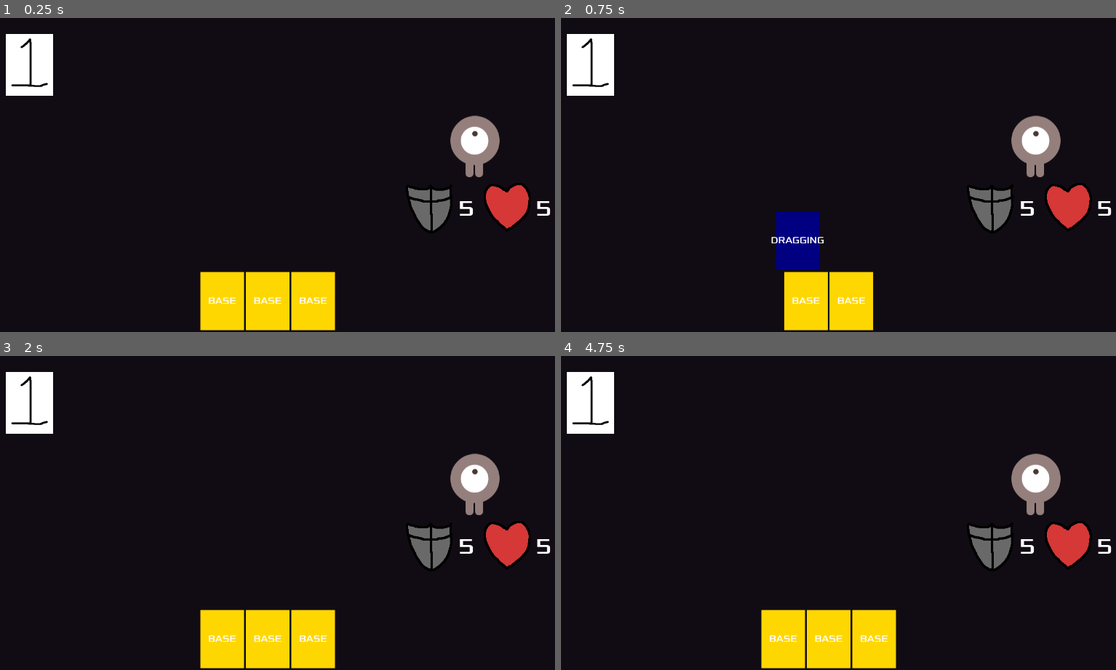
Above: before the commit, frames 1-4 (two rows, left to right).
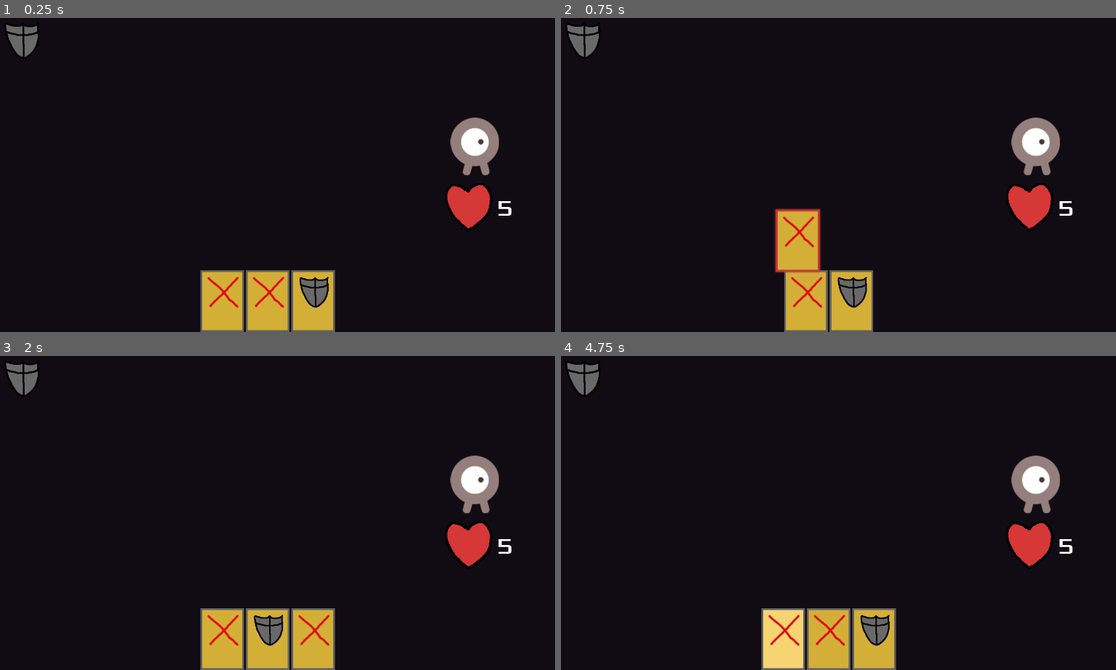
Above: after the commit, the same moments.

Repository: charcabrera/blackjack-1v1
Game: Godot game, scene res://scenes/game/game.tscn
The game is run twice, just before and just after one commit, with the same random seed, the same clock (stepped at 60 frames per second) and the same inputs.
Inputs (mouse positions are in pixels of both pictures, inside the frame that each line leads up to):
- Up to frame 1 (0.25 s): no input
- Up to frame 2 (0.75 s): tap Enter at 0.5 s; drag from (783, 300) to (827, 121) at 0.52 s
- Up to frame 3 (2 s): drag from (244, 638) to (266, 459) at 1.27 s
- Up to frame 4 (4.75 s): tap Space at 2, 3.5 s; move the mouse to (827, 638) at 2.02 s; press the mouse at (827, 638) at 2.03 s; release the mouse at (827, 638) at 2.75 s; tap Enter at 2.75, 4.25 s; drag from (799, 572) to (588, 403) at 2.77 s; move the mouse to (1005, 556) at 3.52 s; press the mouse at (1005, 556) at 3.53 s; release the mouse at (1005, 556) at 4.25 s; drag from (655, 456) to (783, 638) at 4.27 s

The runs differ from the first frame. In frame 1, 8.9% of the frame differs, in the area x 1-100%, y 2-100%; in frame 2, 9.0%; in frame 3, 8.9%; in frame 4, 8.9%.

Commit message:
added basic effects for cards, now you can add shield and remove trump cards from play

Diff:
--- /dev/null
+++ b/custom_resources/effect.gd
@@ -0,0 +1,6 @@
+class_name Effect
+extends RefCounted
+
+
+func execute(_targets: Array[Node]) -> void:
+	pass
--- a/custom_resources/trump_card.gd
+++ b/custom_resources/trump_card.gd
@@ -9,9 +9,44 @@
 @export var type: Type
 @export var target: Target
 
+@export_group("Card Visuals")
+@export var icon: Texture2D
+@export_multiline var tooltip_text: String
+
+
 
 func is_single_targeted() -> bool:
 	return target == Target.SINGLE_CARD
 
+
 func remains() -> bool:
 	return type == Type.REMAIN
+
+
+func _get_targets(targets: Array[Node]) -> Array[Node]:
+	if not targets:
+		return []
+
+	var tree: SceneTree = targets[0].get_tree()
+
+	match target:
+		Target.SELF:
+			return tree.get_nodes_in_group("player")
+		Target.SINGLE_CARD:
+			return tree.get_nodes_in_group("playedtrumpcards")
+		_:
+			return []
+
+
+func play(targets: Array[Node]) -> void:
+	Events.card_played.emit(self)
+
+	if is_single_targeted():
+		print('here')
+		apply_effects(targets)
+	else:
+		apply_effects(_get_targets(targets))
+
+
+func apply_effects(_targets: Array[Node]) -> void:
+	pass
--- /dev/null
+++ b/effects/block_effect.gd
@@ -0,0 +1,12 @@
+class_name BlockEffect
+extends Effect
+
+var amount: int = 0
+
+
+func execute(targets: Array[Node]) -> void:
+	for target: Node in targets:
+		if not target:
+			continue
+		if target is Player:
+			target.stats.block += amount
--- /dev/null
+++ b/effects/remove_effect.gd
@@ -0,0 +1,11 @@
+class_name RemoveEffect
+extends Effect
+
+
+func execute(targets: Array[Node]) -> void:
+	print(targets)
+	for target: Node in targets:
+		if not target:
+			continue
+		if target is PlayedTrumpCard:
+			target.queue_free()
--- a/global/events.gd
+++ b/global/events.gd
@@ -1,5 +1,8 @@
 extends Node
 
 # Trump Card-related events
+signal trump_card_drag_started(trump_card_ui: TrumpCardUI)
+signal trump_card_drag_ended(trump_card_ui: TrumpCardUI)
 signal trump_card_aim_started(trump_card_ui: TrumpCardUI)
 signal trump_card_aim_ended(trump_card_ui: TrumpCardUI)
+signal card_played(trump_card: TrumpCard)
--- a/players/player/player_stats.tres
+++ b/players/player/player_stats.tres
@@ -1,9 +1,11 @@
-[gd_resource type="Resource" script_class="Stats" load_steps=2 format=3 uid="uid://vawffbjxjfj1"]
+[gd_resource type="Resource" script_class="Stats" load_steps=3 format=3 uid="uid://vawffbjxjfj1"]
 
 [ext_resource type="Script" uid="uid://babjb2wey3sl6" path="res://custom_resources/stats.gd" id="1_u70d1"]
+[ext_resource type="Texture2D" uid="uid://carcwo2exs1ly" path="res://art/playerGrey_walk2.png" id="1_y3jll"]
 
 [resource]
 script = ExtResource("1_u70d1")
-max_health = 1
+max_health = 5
 cards_per_turn = 1
+art = ExtResource("1_y3jll")
 metadata/_custom_type_script = "uid://babjb2wey3sl6"
--- a/scenes/card_target_selector/card_target_selector.gd
+++ b/scenes/card_target_selector/card_target_selector.gd
@@ -53,7 +53,7 @@
 	current_card = card
 
 
-func _on_card_aim_ended(card: TrumpCardUI) -> void:
+func _on_card_aim_ended(_card: TrumpCardUI) -> void:
 	targeting = false
 	card_arc.clear_points()
 	area_2d.position = Vector2.ZERO
--- a/scenes/game/game.tscn
+++ b/scenes/game/game.tscn
@@ -4,15 +4,13 @@
 [ext_resource type="PackedScene" uid="uid://5qjt2anysbas" path="res://scenes/trumpcard_ui/trumpcard_ui.tscn" id="2_0sr1o"]
 [ext_resource type="PackedScene" uid="uid://bed4mrjg0hnav" path="res://scenes/card_target_selector/card_target_selector.tscn" id="2_5i0tg"]
 [ext_resource type="PackedScene" uid="uid://by074w2l2bb06" path="res://scenes/player/player.tscn" id="2_bdhmt"]
+[ext_resource type="Resource" uid="uid://vawffbjxjfj1" path="res://players/player/player_stats.tres" id="3_87uf6"]
 [ext_resource type="Resource" uid="uid://cjefdo5jep1w4" path="res://trumpcards/remove_card.tres" id="3_kelw5"]
 [ext_resource type="Resource" uid="uid://br8f0hgveyhvf" path="res://trumpcards/shield.tres" id="4_lfrn8"]
-[ext_resource type="Texture2D" uid="uid://clspcf31mn7il" path="res://art/cards/normal/1.png" id="5_lfrn8"]
+[ext_resource type="PackedScene" uid="uid://bfqn5o36h5opp" path="res://selectables/played_trump_card.tscn" id="8_87uf6"]
 
 [sub_resource type="RectangleShape2D" id="RectangleShape2D_8cj0n"]
 size = Vector2(1280, 512)
-
-[sub_resource type="RectangleShape2D" id="RectangleShape2D_lfrn8"]
-size = Vector2(104, 136)
 
 [node name="Game" type="Node2D"]
 metadata/_edit_lock_ = true
@@ -40,22 +38,12 @@
 shape = SubResource("RectangleShape2D_8cj0n")
 debug_color = Color(0, 0.6, 0.701961, 0.14902)
 
-[node name="Card" type="Area2D" parent="."]
-position = Vector2(96, 112)
-collision_layer = 4
-
-[node name="Sprite2D" type="Sprite2D" parent="Card"]
-position = Vector2(20, 20)
-scale = Vector2(0.832, 0.777143)
-texture = ExtResource("5_lfrn8")
-
-[node name="CollisionShape2D" type="CollisionShape2D" parent="Card"]
-position = Vector2(20, 20)
-shape = SubResource("RectangleShape2D_lfrn8")
-debug_color = Color(0.872478, 0, 0.168347, 0.470588)
+[node name="PlayedTrumpCard" parent="." instance=ExtResource("8_87uf6")]
+position = Vector2(49, 30)
 
 [node name="Player" parent="." instance=ExtResource("2_bdhmt")]
 position = Vector2(1096, 312)
+stats = ExtResource("3_87uf6")
 
 [node name="CardTargetSelector" parent="." instance=ExtResource("2_5i0tg")]
 
--- a/scenes/player/player.gd
+++ b/scenes/player/player.gd
@@ -5,6 +5,7 @@
 
 @onready var sprite_2d: Sprite2D = $Sprite2D
 @onready var stats_ui: StatsUI = $StatsUI as StatsUI
+
 
 func set_character_stats(value: Stats) -> void:
 	stats = value.create_instance()
--- /dev/null
+++ b/scenes/trumpcard_ui/card_base_style.tres
@@ -0,0 +1,9 @@
+[gd_resource type="StyleBoxFlat" format=3 uid="uid://cjhr33mmadty5"]
+
+[resource]
+bg_color = Color(0.831373, 0.686275, 0.215686, 1)
+border_width_left = 4
+border_width_top = 4
+border_width_right = 4
+border_width_bottom = 4
+border_color = Color(0.381703, 0.381703, 0.381703, 1)
--- /dev/null
+++ b/scenes/trumpcard_ui/card_drag_style.tres
@@ -0,0 +1,11 @@
+[gd_resource type="StyleBoxFlat" format=3 uid="uid://b6xbuytli2848"]
+
+[resource]
+bg_color = Color(0.831373, 0.686275, 0.215686, 1)
+border_width_left = 4
+border_width_top = 4
+border_width_right = 4
+border_width_bottom = 4
+border_color = Color(0.780113, 0.229931, 0.222917, 1)
+shadow_color = Color(0.780392, 0.231373, 0.223529, 0.67451)
+shadow_size = 4
--- /dev/null
+++ b/scenes/trumpcard_ui/card_hover_style.tres
@@ -0,0 +1,9 @@
+[gd_resource type="StyleBoxFlat" format=3 uid="uid://bijuotsofke2s"]
+
+[resource]
+bg_color = Color(0.962603, 0.83256, 0.44819, 1)
+border_width_left = 4
+border_width_top = 4
+border_width_right = 4
+border_width_bottom = 4
+border_color = Color(0.381703, 0.381703, 0.381703, 1)
--- a/scenes/trumpcard_ui/trumpcard_states/card_aiming_state.gd
+++ b/scenes/trumpcard_ui/trumpcard_states/card_aiming_state.gd
@@ -4,8 +4,8 @@
 
 
 func enter() -> void:
-	trumpcard_ui.color.color = Color.WEB_MAROON
-	trumpcard_ui.state.text = "AIMING"
+	#trumpcard_ui.color.color = Color.WEB_MAROON
+	#trumpcard_ui.state.text = "AIMING"
 	trumpcard_ui.targets.clear()
 	var offset: Vector2 = Vector2(trumpcard_ui.parent.size.x / 2, -trumpcard_ui.size.y / 2)
 	offset.x -= trumpcard_ui.size.x / 2
--- a/scenes/trumpcard_ui/trumpcard_states/card_base_state.gd
+++ b/scenes/trumpcard_ui/trumpcard_states/card_base_state.gd
@@ -8,9 +8,10 @@
 	if trumpcard_ui.tween and trumpcard_ui.tween.is_running():
 		trumpcard_ui.tween.kill()
 
+	trumpcard_ui.background.set("theme_override_styles/panel", trumpcard_ui.BASE_STYLE)
 	trumpcard_ui.reparent_requested.emit(trumpcard_ui)
-	trumpcard_ui.color.color = Color.GOLD
-	trumpcard_ui.state.text = "BASE"
+	#trumpcard_ui.color.color = Color.GOLD
+	#trumpcard_ui.state.text = "BASE"
 	trumpcard_ui.pivot_offset = Vector2.ZERO
 
 
@@ -18,3 +19,11 @@
 	if event.is_action_pressed("left_mouse"):
 		trumpcard_ui.pivot_offset = trumpcard_ui.get_global_mouse_position() - trumpcard_ui.global_position
 		transition_requested.emit(self, CardState.State.CLICKED)
+
+
+func on_mouse_entered() -> void:
+	trumpcard_ui.background.set("theme_override_styles/panel", trumpcard_ui.HOVER_STYLE)
+
+
+func on_mouse_exited() -> void:
+	trumpcard_ui.background.set("theme_override_styles/panel", trumpcard_ui.BASE_STYLE)
--- a/scenes/trumpcard_ui/trumpcard_states/card_clicked_state.gd
+++ b/scenes/trumpcard_ui/trumpcard_states/card_clicked_state.gd
@@ -2,8 +2,8 @@
 
 
 func enter() -> void:
-	trumpcard_ui.color.color = Color.ORANGE
-	trumpcard_ui.state.text = "CLICKED"
+	#trumpcard_ui.color.color = Color.ORANGE
+	#trumpcard_ui.state.text = "CLICKED"
 	trumpcard_ui.drop_point_detector.monitoring = true
 
 
--- a/scenes/trumpcard_ui/trumpcard_states/card_dragging_state.gd
+++ b/scenes/trumpcard_ui/trumpcard_states/card_dragging_state.gd
@@ -10,9 +10,10 @@
 	if ui_layer:
 		trumpcard_ui.reparent(ui_layer)
 
-	trumpcard_ui.color.color = Color.NAVY_BLUE
-	trumpcard_ui.state.text = "DRAGGING"
+	#trumpcard_ui.color.color = Color.NAVY_BLUE
+	#trumpcard_ui.state.text = "DRAGGING"
 
+	trumpcard_ui.background.set("theme_override_styles/panel", trumpcard_ui.DRAG_STYLE)
 	minimum_drag_time_elapsed = false
 	var threshold_timer: SceneTreeTimer = get_tree().create_timer(DRAG_MINIMUM_THRESHOLD, false)
 	threshold_timer.timeout.connect(func() -> void: minimum_drag_time_elapsed = true)
--- a/scenes/trumpcard_ui/trumpcard_states/card_released_state.gd
+++ b/scenes/trumpcard_ui/trumpcard_states/card_released_state.gd
@@ -3,14 +3,14 @@
 var played: bool
 
 func enter() -> void:
-	trumpcard_ui.color.color = Color.DARK_VIOLET
-	trumpcard_ui.state.text = "RELEASED"
+	#trumpcard_ui.color.color = Color.DARK_VIOLET
+	#trumpcard_ui.state.text = "RELEASED"
 
 	played = false
 
 	if not trumpcard_ui.targets.is_empty():
 		played = true
-		print("play card for target(s) ", trumpcard_ui.targets)
+		trumpcard_ui.play()
 
 
 func on_input(_event: InputEvent) -> void:
--- a/scenes/trumpcard_ui/trumpcard_ui.gd
+++ b/scenes/trumpcard_ui/trumpcard_ui.gd
@@ -3,18 +3,28 @@
 
 signal reparent_requested(which_card_ui: TrumpCardUI)
 
-@export var card: TrumpCard
+const BASE_STYLE: StyleBoxFlat = preload("res://scenes/trumpcard_ui/card_base_style.tres")
+const DRAG_STYLE: StyleBoxFlat = preload("res://scenes/trumpcard_ui/card_drag_style.tres")
+const HOVER_STYLE: StyleBoxFlat = preload("res://scenes/trumpcard_ui/card_hover_style.tres")
 
-@onready var color: ColorRect = $Color
-@onready var state: Label = $State
+@export var card: TrumpCard: set = _set_card
+
+@onready var background: Panel = $Background
+@onready var icon: TextureRect = $Icon
 @onready var drop_point_detector: Area2D = $DropPointDetector
 @onready var card_state_machine: CardStateMachine = $CardStateMachine as CardStateMachine
 @onready var targets: Array[Node] = []
 
 var parent: Control
 var tween: Tween
+var playable: bool = true: set = _set_playable
+var disabled: bool = false
 
 func _ready() -> void:
+	Events.trump_card_aim_started.connect(_on_card_drag_or_aiming_started)
+	Events.trump_card_drag_started.connect(_on_card_drag_or_aiming_started)
+	Events.trump_card_aim_ended.connect(_on_card_drag_or_aiming_ended)
+	Events.trump_card_aim_ended.connect(_on_card_drag_or_aiming_ended)
 	card_state_machine.init(self)
 
 
@@ -22,9 +32,40 @@
 	card_state_machine.on_input(event)
 
 
+func play() -> void:
+	if not card:
+		return
+	print(targets)
+	card.play(targets)
+	if card.type == TrumpCard.Type.CONSUME:
+		queue_free()
+	else:
+		return
+
+
 func animate_to_position(new_position: Vector2, duration: float) -> void:
 	tween = create_tween().set_trans(Tween.TRANS_CIRC).set_ease(Tween.EASE_OUT)
 	tween.tween_property(self, "global_position", new_position, duration)
+
+
+func _set_playable(val: bool) -> void:
+	playable = val
+	if not playable:
+		self.modulate = Color(1, 1, 1, .5)
+	else:
+		self.modulate = Color(1, 1, 1, 1)
+
+
+func _on_card_drag_or_aiming_started(used_card: TrumpCardUI) -> void:
+	if used_card == self:
+		return
+
+	disabled = true
+
+
+func _on_card_drag_or_aiming_ended(used_card: TrumpCardUI) -> void:
+	disabled = false
+	self.playable = true
 
 
 func _on_gui_input(event: InputEvent) -> void:
@@ -46,3 +87,11 @@
 
 func _on_drop_point_detector_area_exited(area: Area2D) -> void:
 	targets.erase(area)
+
+
+func _set_card(val: TrumpCard) -> void:
+	if not is_node_ready():
+		await ready
+
+	card = val
+	icon.texture = val.icon
--- a/scenes/trumpcard_ui/trumpcard_ui.tscn
+++ b/scenes/trumpcard_ui/trumpcard_ui.tscn
@@ -1,7 +1,8 @@
-[gd_scene load_steps=10 format=3 uid="uid://5qjt2anysbas"]
+[gd_scene load_steps=11 format=3 uid="uid://5qjt2anysbas"]
 
 [ext_resource type="Script" uid="uid://cvhn303xumsq4" path="res://scenes/trumpcard_ui/trumpcard_ui.gd" id="1_1o5f8"]
-[ext_resource type="Theme" uid="uid://dn6c0j5ybbore" path="res://main_theme.tres" id="1_s6b5i"]
+[ext_resource type="StyleBox" uid="uid://cjhr33mmadty5" path="res://scenes/trumpcard_ui/card_base_style.tres" id="2_7me13"]
+[ext_resource type="Texture2D" uid="uid://s1s1y1t6q1qm" path="res://art/icons/block.png" id="2_ad0kc"]
 [ext_resource type="Script" uid="uid://bsjn3nr4vdhy3" path="res://scenes/trumpcard_ui/card_state_machine.gd" id="3_vyui8"]
 [ext_resource type="Script" uid="uid://c20wf2h4wt6di" path="res://scenes/trumpcard_ui/trumpcard_states/card_base_state.gd" id="4_0v41r"]
 [ext_resource type="Script" uid="uid://bpm2hxtxteo78" path="res://scenes/trumpcard_ui/trumpcard_states/card_clicked_state.gd" id="5_3q4go"]
@@ -21,33 +22,30 @@
 script = ExtResource("1_1o5f8")
 metadata/_edit_lock_ = true
 
-[node name="Color" type="ColorRect" parent="."]
-layout_mode = 1
-anchors_preset = 8
-anchor_left = 0.5
-anchor_top = 0.5
-anchor_right = 0.5
-anchor_bottom = 0.5
-offset_left = -48.0
-offset_top = -64.0
-offset_right = 48.0
-offset_bottom = 64.0
-grow_horizontal = 2
-grow_vertical = 2
-mouse_filter = 2
-color = Color(1, 0.878431, 0.286275, 1)
-
-[node name="State" type="Label" parent="."]
+[node name="Background" type="Panel" parent="."]
 layout_mode = 1
 anchors_preset = 15
 anchor_right = 1.0
 anchor_bottom = 1.0
 grow_horizontal = 2
 grow_vertical = 2
-theme = ExtResource("1_s6b5i")
-text = "state"
-horizontal_alignment = 1
-vertical_alignment = 1
+mouse_filter = 1
+theme_override_styles/panel = ExtResource("2_7me13")
+
+[node name="Icon" type="TextureRect" parent="."]
+layout_mode = 1
+anchors_preset = 15
+anchor_right = 1.0
+anchor_bottom = 1.0
+offset_left = 8.0
+offset_top = 8.0
+offset_right = -8.0
+offset_bottom = -48.0
+grow_horizontal = 2
+grow_vertical = 2
+texture = ExtResource("2_ad0kc")
+expand_mode = 1
+stretch_mode = 5
 
 [node name="DropPointDetector" type="Area2D" parent="."]
 collision_mask = 2
--- a/scenes/ui/stats_ui.tscn
+++ b/scenes/ui/stats_ui.tscn
@@ -8,6 +8,7 @@
 [node name="StatsUI" type="HBoxContainer"]
 offset_right = 320.0
 offset_bottom = 64.0
+alignment = 1
 script = ExtResource("1_3ktwi")
 
 [node name="Block" type="HBoxContainer" parent="."]
--- /dev/null
+++ b/selectables/played_trump_card.gd
@@ -0,0 +1,25 @@
+class_name PlayedTrumpCard
+extends Area2D
+
+@export var art: Texture2D
+@onready var sprite_2d: Sprite2D = $Sprite2D
+@onready var arrow: Sprite2D = $Arrow
+
+
+func update_card() -> void:
+	if not is_inside_tree():
+		await ready
+
+	sprite_2d.texture = art
+
+
+func destroy() -> void:
+	queue_free()
+
+
+func _on_area_entered(_area: Area2D) -> void:
+	arrow.visible = true
+
+
+func _on_area_exited(_area: Area2D) -> void:
+	arrow.visible = false
--- /dev/null
+++ b/selectables/played_trump_card.tscn
@@ -0,0 +1,30 @@
+[gd_scene load_steps=5 format=3 uid="uid://bfqn5o36h5opp"]
+
+[ext_resource type="Script" uid="uid://bvvtj5iemceem" path="res://selectables/played_trump_card.gd" id="1_e55e8"]
+[ext_resource type="Texture2D" uid="uid://ds70k4r0mpkgq" path="res://art/icons/arrow.png" id="2_4qtqs"]
+[ext_resource type="Texture2D" uid="uid://s1s1y1t6q1qm" path="res://art/icons/block.png" id="2_e55e8"]
+
+[sub_resource type="RectangleShape2D" id="RectangleShape2D_4qtqs"]
+size = Vector2(96, 96)
+
+[node name="PlayedTrumpCard" type="Area2D" groups=["playedtrumpcards"]]
+collision_layer = 4
+script = ExtResource("1_e55e8")
+
+[node name="Sprite2D" type="Sprite2D" parent="."]
+position = Vector2(48, 48)
+scale = Vector2(0.75307, 0.75)
+texture = ExtResource("2_e55e8")
+
+[node name="Arrow" type="Sprite2D" parent="."]
+visible = false
+position = Vector2(48, 152)
+rotation = 1.5708
+texture = ExtResource("2_4qtqs")
+
+[node name="CollisionShape2D" type="CollisionShape2D" parent="."]
+position = Vector2(48, 48)
+shape = SubResource("RectangleShape2D_4qtqs")
+
+[connection signal="area_entered" from="." to="." method="_on_area_entered"]
+[connection signal="area_exited" from="." to="." method="_on_area_exited"]
--- /dev/null
+++ b/trumpcards/remove_card.gd
@@ -0,0 +1,6 @@
+extends TrumpCard
+
+
+func apply_effects(targets: Array[Node]) -> void:
+	var remove_effect: RemoveEffect = RemoveEffect.new()
+	remove_effect.execute(targets)
--- a/trumpcards/remove_card.tres
+++ b/trumpcards/remove_card.tres
@@ -1,10 +1,13 @@
-[gd_resource type="Resource" script_class="TrumpCard" load_steps=2 format=3 uid="uid://cjefdo5jep1w4"]
+[gd_resource type="Resource" load_steps=3 format=3 uid="uid://cjefdo5jep1w4"]
 
-[ext_resource type="Script" uid="uid://0f3t6vk2ro1b" path="res://custom_resources/trump_card.gd" id="1_apoae"]
+[ext_resource type="Texture2D" uid="uid://byi8nx41oddop" path="res://art/cards/trumpcards/remove_card.png" id="1_56hem"]
+[ext_resource type="Script" uid="uid://du003chm378yf" path="res://trumpcards/remove_card.gd" id="2_56hem"]
 
 [resource]
-script = ExtResource("1_apoae")
+script = ExtResource("2_56hem")
 id = "remove_card"
 type = 0
 target = 1
+icon = ExtResource("1_56hem")
+tooltip_text = ""
 metadata/_custom_type_script = "uid://0f3t6vk2ro1b"
--- /dev/null
+++ b/trumpcards/shield.gd
@@ -0,0 +1,7 @@
+extends TrumpCard
+
+
+func apply_effects(targets: Array[Node]) -> void:
+	var block_effect: BlockEffect = BlockEffect.new()
+	block_effect.amount = 1
+	block_effect.execute(targets)
--- a/trumpcards/shield.tres
+++ b/trumpcards/shield.tres
@@ -1,10 +1,13 @@
-[gd_resource type="Resource" script_class="TrumpCard" load_steps=2 format=3 uid="uid://br8f0hgveyhvf"]
+[gd_resource type="Resource" load_steps=3 format=3 uid="uid://br8f0hgveyhvf"]
 
-[ext_resource type="Script" uid="uid://0f3t6vk2ro1b" path="res://custom_resources/trump_card.gd" id="1_vp33t"]
+[ext_resource type="Texture2D" uid="uid://s1s1y1t6q1qm" path="res://art/icons/block.png" id="1_gyo2h"]
+[ext_resource type="Script" uid="uid://d288trro1v3pj" path="res://trumpcards/shield.gd" id="1_vp33t"]
 
 [resource]
 script = ExtResource("1_vp33t")
 id = "shield"
 type = 1
 target = 0
+icon = ExtResource("1_gyo2h")
+tooltip_text = ""
 metadata/_custom_type_script = "uid://0f3t6vk2ro1b"
Binary file added: art/cards/trumpcards/remove_card.png
Not shown, added: art/cards/trumpcards/remove_card.png.import
Binary file added: art/icons/arrow.png
Not shown, added: art/icons/arrow.png.import
Not shown, added: custom_resources/effect.gd.uid
Not shown, added: effects/block_effect.gd.uid
Not shown, added: effects/remove_effect.gd.uid
Not shown, added: selectables/played_trump_card.gd.uid
Not shown, added: trumpcards/remove_card.gd.uid
Not shown, added: trumpcards/shield.gd.uid
